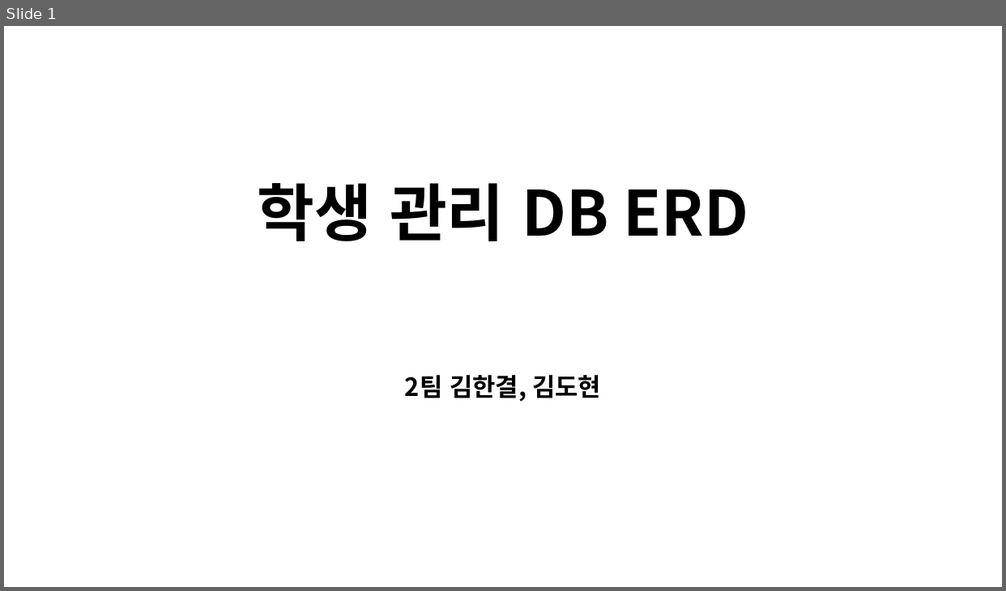
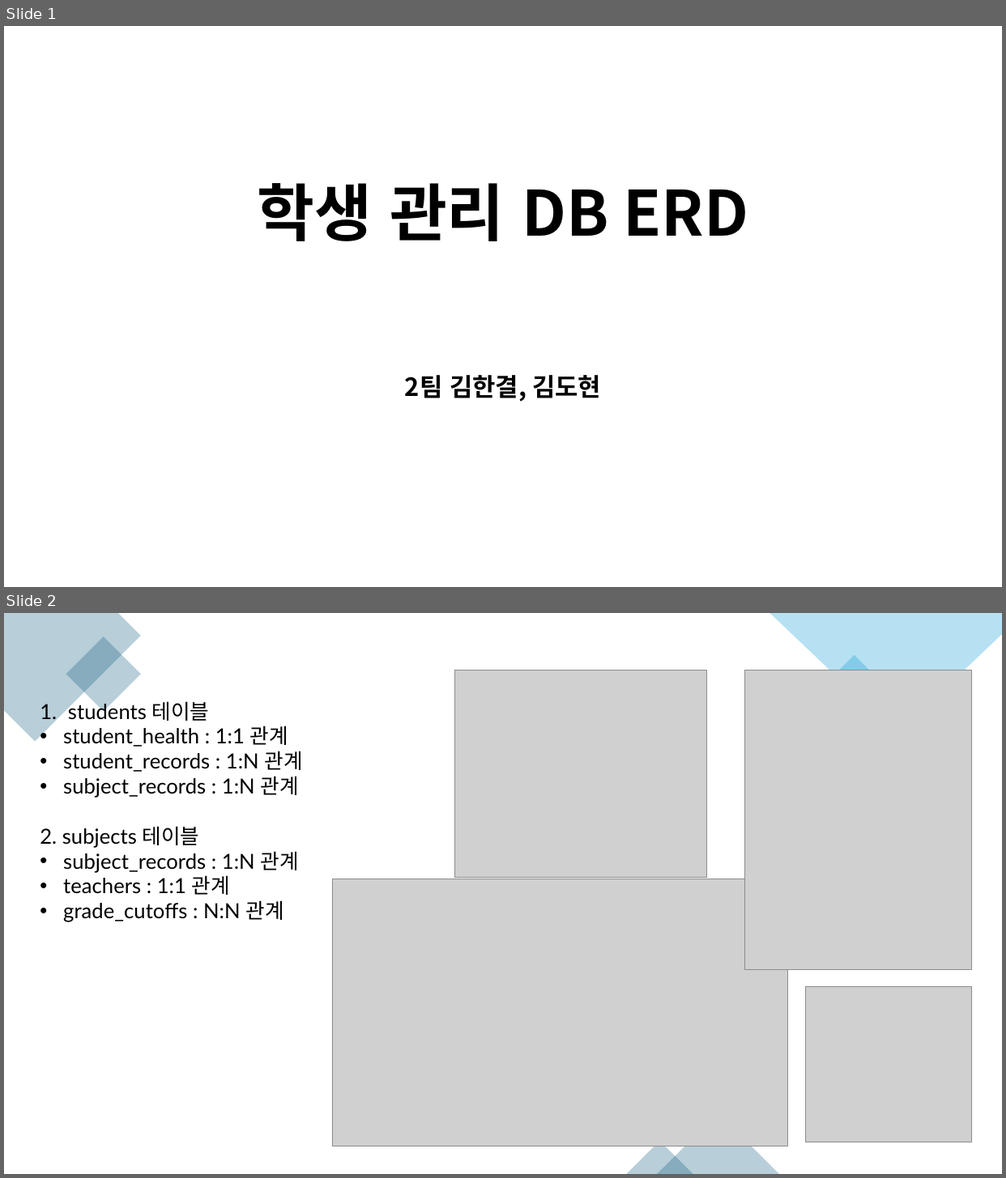
Before and after one commit to Kimhang-KDT/kita_2404, a slide deck: m1_데이터베이스/md_3 실습 ERD.pptx. Shown one above the other, each under a label of ours: slide 1 before the commit, slides 1 and 2 after it. The pictures are 1006x591 and 1006x1178 pixels, drawn with LibreOffice and Linux fonts; fonts in the diff are those of the drawing; grey boxes stand for pictures. Boxes give left, top, right and bottom in pixels: in the first picture for what was removed or moved away, otherwise in the second. Text is boxed around its words. In the diff, an @@ line names an element or a change of style, - is before the commit and + after.

```diff
--- a/m1_데이터베이스/md_3 실습 ERD.pptx
+++ b/m1_데이터베이스/md_3 실습 ERD.pptx
@@ slide 2 added at (x1=4, y1=613, x2=1002, y2=1174), background #FFFFFF @@
@@ freeform shape added at (x1=4, y1=613, x2=141, y2=742), fill #156082 at 30% opacity @@
@@ rectangle added at (x1=66, y1=636, x2=142, y2=712), fill #156082 at 30% opacity @@
@@ freeform shape added at (x1=769, y1=613, x2=1002, y2=735), fill #0F9ED5 at 30% opacity @@
@@ rectangle added at (x1=814, y1=655, x2=893, y2=735), fill #0F9ED5 at 30% opacity @@
@@ group added at (x1=332, y1=671, x2=972, y2=1147): 4 pictures @@
@@ text added at (x1=40, y1=701, x2=303, y2=922), 20 pt, text #000000 @@
+1. students 테이블
+• student_health : 1:1 관계
+• student_records : 1:N 관계
+• subject_records : 1:N 관계
+2. subjects 테이블
+• subject_records : 1:N 관계
+• teachers : 1:1 관계
+• grade_cutoffs : N:N 관계
@@ triangle added at (x1=657, y1=1114, x2=779, y2=1174), fill #156082 at 30% opacity @@
@@ triangle added at (x1=627, y1=1142, x2=693, y2=1174), fill #156082 at 30% opacity @@
```
Also in this commit, not shown: 2 slides removed.
